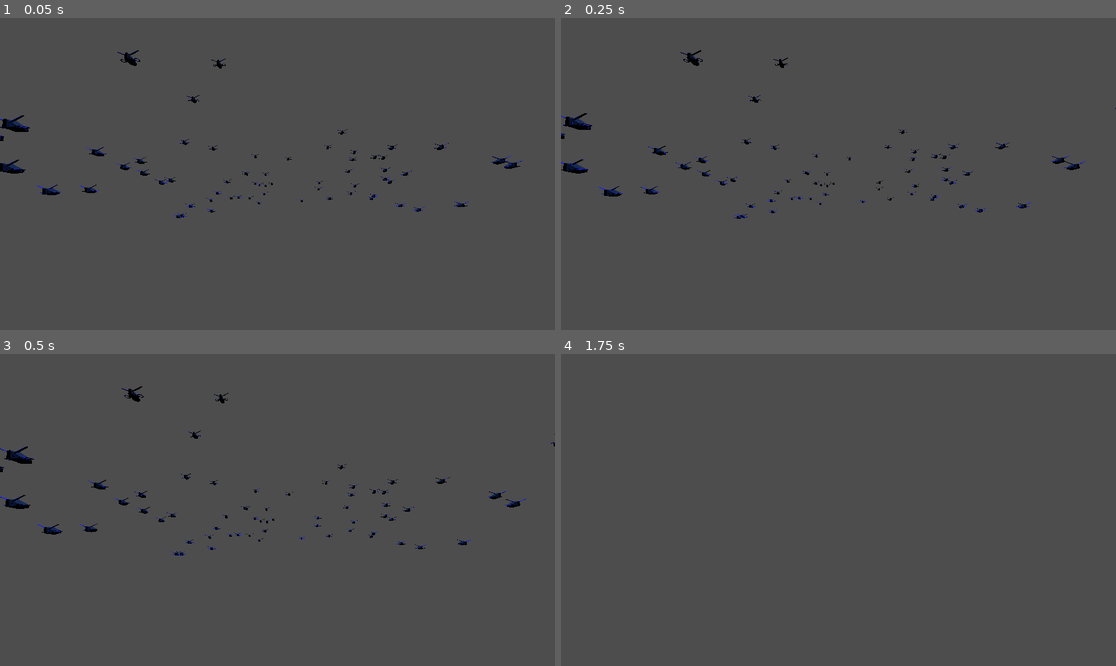
Above: before the commit, frames 1-4 (two rows, left to right).
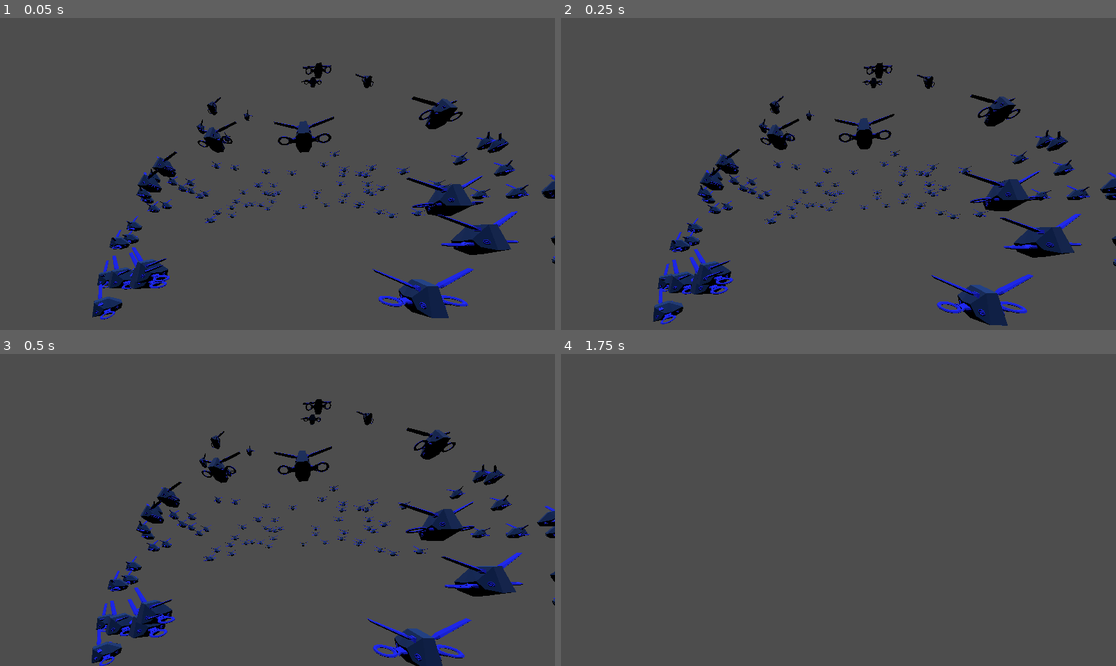
Above: after the commit, the same moments.

Repository: AnasFd/autonomous-drones
Game: Godot game, scene res://main.tscn
Two runs of this game, one before a commit and one after it. Both use one fixed random seed, a clock stepped at 60 frames per second and the inputs below.
Inputs (mouse positions are in pixels of both pictures, inside the frame that each line leads up to):
- Up to frame 1 (0.05 s): no input
- Up to frame 2 (0.25 s): no input
- Up to frame 3 (0.5 s): no input
- Up to frame 4 (1.75 s): move the mouse to (960, 494) at 0.52 s; press the mouse at (960, 494) at 0.53 s; hold D (move_right) 0.53-1.28 s; move the mouse to (810, 510) at 1.27 s; release the mouse at (810, 510) at 1.28 s; hold W (move_forward) from 1.28 s (still down); click (810, 510) at 1.35 s

The runs differ from the first frame. In frame 1, 8.8% of the frame differs, in the area x 0-100%, y 10-97%; in frame 2, 9.0%; in frame 3, 9.1%, in the area x 0-100%, y 10-100%; in frame 4, nothing differs.

Commit message:
Drone always facing the center of the circle

Diff:
--- a/scripts/drone.gd
+++ b/scripts/drone.gd
@@ -1,7 +1,7 @@
 extends Node3D
 
 @export var circle_center: Vector3  # Center of the circle
-@export var circle_radius: float = 30.0  # Desired radius of the circle
+@export var circle_radius: float = 20.0  # Desired radius of the circle
 @export var base_min_distance: float = 15
 @export var speed: float = 1.0  # Movement speed
 @export var repulsion_strength: float = 15.0  # Strength of repulsion between drones
@@ -53,3 +53,6 @@
 	new_position = circle_center + to_center
 
 	global_transform.origin = new_position  # Apply the new position
+
+	# Make the drone face the center of the circle
+	look_at(circle_center, Vector3.UP)
